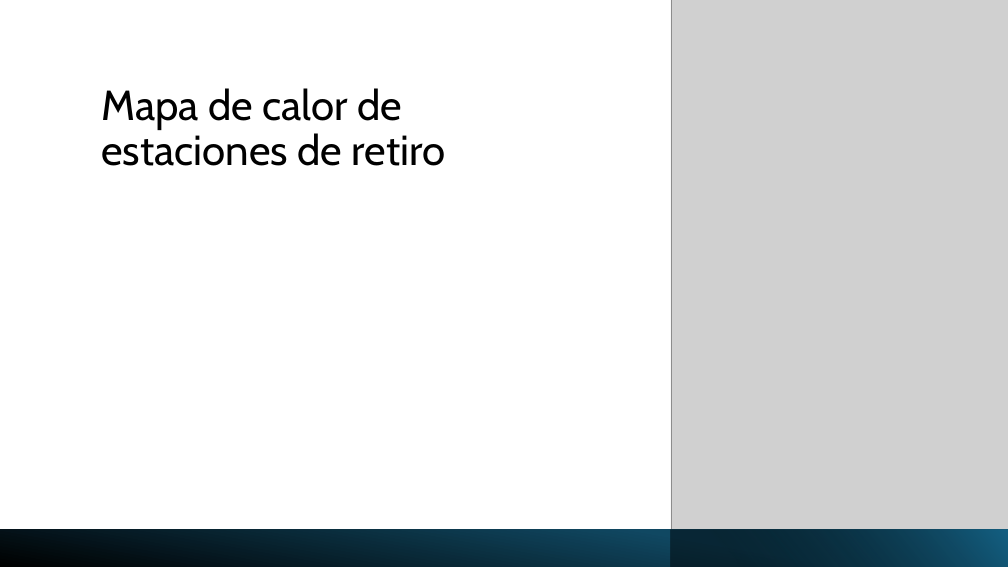
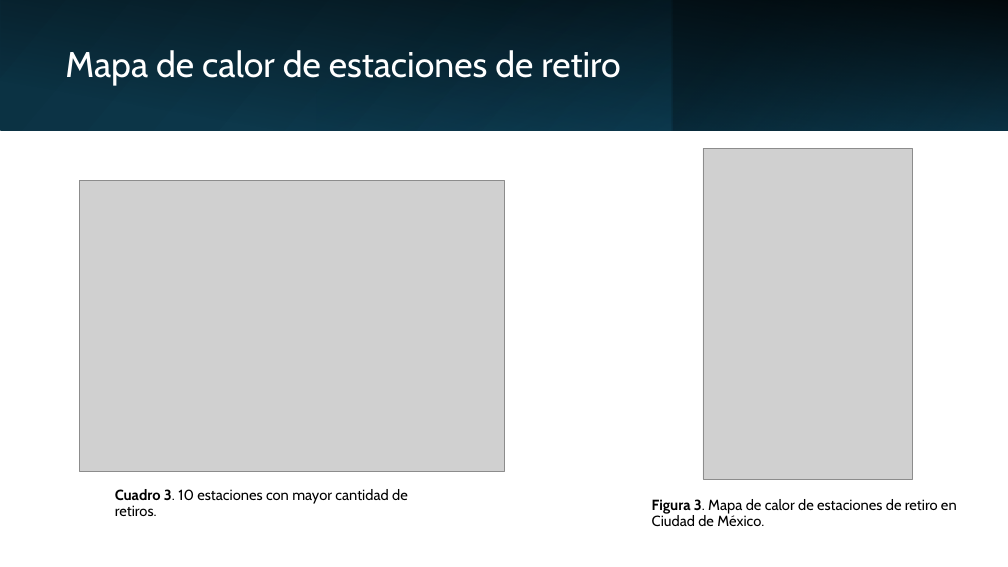
Before and after one commit to Ari-Castellanos/Proyecto-1-Seminario-2, a slide deck: slide 6 of Proyecto1_Seminario2.pptx (slide 4 before the commit). Drawn at 1008x567 pixels with LibreOffice and Linux fonts; fonts in the diff are those of the drawing; grey boxes stand for pictures. Boxes give left, top, right and bottom in pixels: in the first picture for what was removed or moved away, otherwise in the second. Text is boxed around its words. In the diff, an @@ line names an element or a change of style, - is before the commit and + after.

```diff
--- a/Proyecto1_Seminario2.pptx
+++ b/Proyecto1_Seminario2.pptx
@@ rectangle added at <box>0,0,1008,130</box>, fill gradient #0B3041 to #104862 @@
@@ rectangle added at <box>0,0,1008,130</box>, fill gradient #000000 @@
@@ title "Mapa de calor de estaciones ...": place and size @@
-title "Mapa de calor de estaciones ..." at <box>102,88,446,166</box>
+title "Mapa de calor de estaciones ..." at <box>65,50,620,85</box>
@@ title "Mapa de calor de estaciones ..." at <box>65,50,620,85</box>: size 40 to 34 pt, text colour #000000 to #FFFFFF; vertical alignment bottom to middle @@
@@ rectangle added at <box>316,0,672,130</box>, fill gradient #156082 to #0B3041 @@
@@ rectangle added at <box>672,0,1008,130</box>, fill gradient #0B3041 to #156082 @@
@@ picture: place and size @@
-picture at <box>671,0,1008,530</box>
+picture at <box>703,148,913,479</box>
@@ picture added at <box>80,181,504,471</box> @@
@@ text added at <box>115,489,408,516</box>, 14 pt, text #000000 @@
+Cuadro 3. 10 estaciones con mayor cantidad de retiros.
@@ text added at <box>652,499,957,527</box>, 14 pt, text #000000 @@
+Figura 3. Mapa de calor de estaciones de retiro en Ciudad de México.
@@ rectangle removed at <box>0,530,1008,567</box> @@
@@ rectangle removed at <box>671,530,1008,567</box> @@
```
Also in this commit, not shown: 4 other slides changed, 1 slide added, 1 slide removed.
